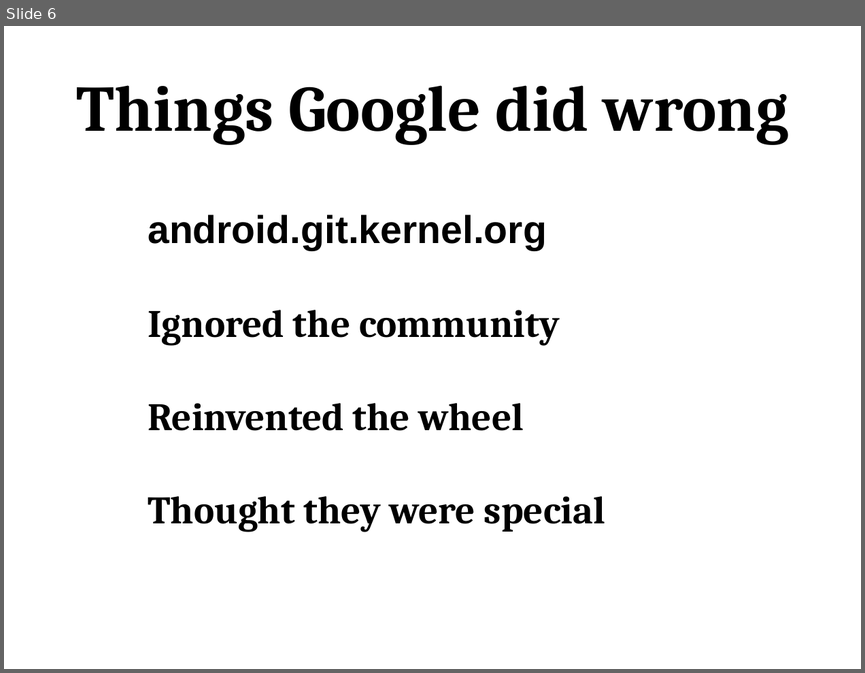
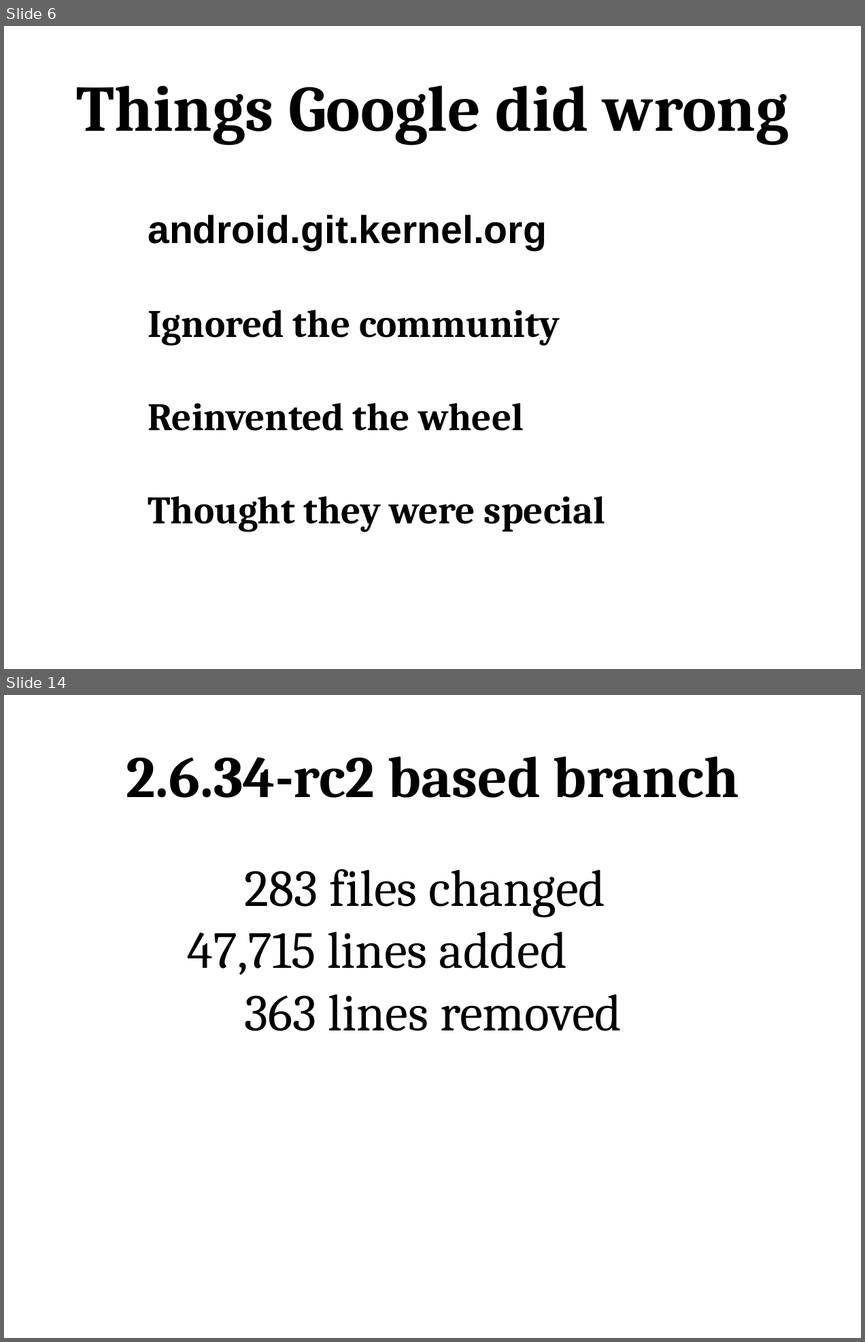
Before and after one commit to gregkh/android-presentation, a slide deck: android-kernel.odp. Shown one above the other, each under a label of ours: slide 6 before the commit, slides 6 and 14 after it; the slides between them are not shown. The pictures are 865x673 and 865x1342 pixels, drawn with LibreOffice and Linux fonts; fonts in the diff are those of the drawing. Boxes give left, top, right and bottom in pixels: in the first picture for what was removed or moved away, otherwise in the second. Text is boxed around its words. In the diff, an @@ line names an element or a change of style, - is before the commit and + after.

```diff
--- a/android-kernel.odp
+++ b/android-kernel.odp
@@ slide 14 added at (4,695,861,1338), background #FFFFFF @@
@@ title added at (126,756,739,798), 54 pt, text #000000, bold @@
+2.6.34-rc2 based branch
@@ text added at (188,869,621,1031), 48 pt, text #000000 @@
+283 files changed
+47,715 lines added
+363 lines removed
```
Also in this commit, not shown: 9 other slides added, 2 other files.
